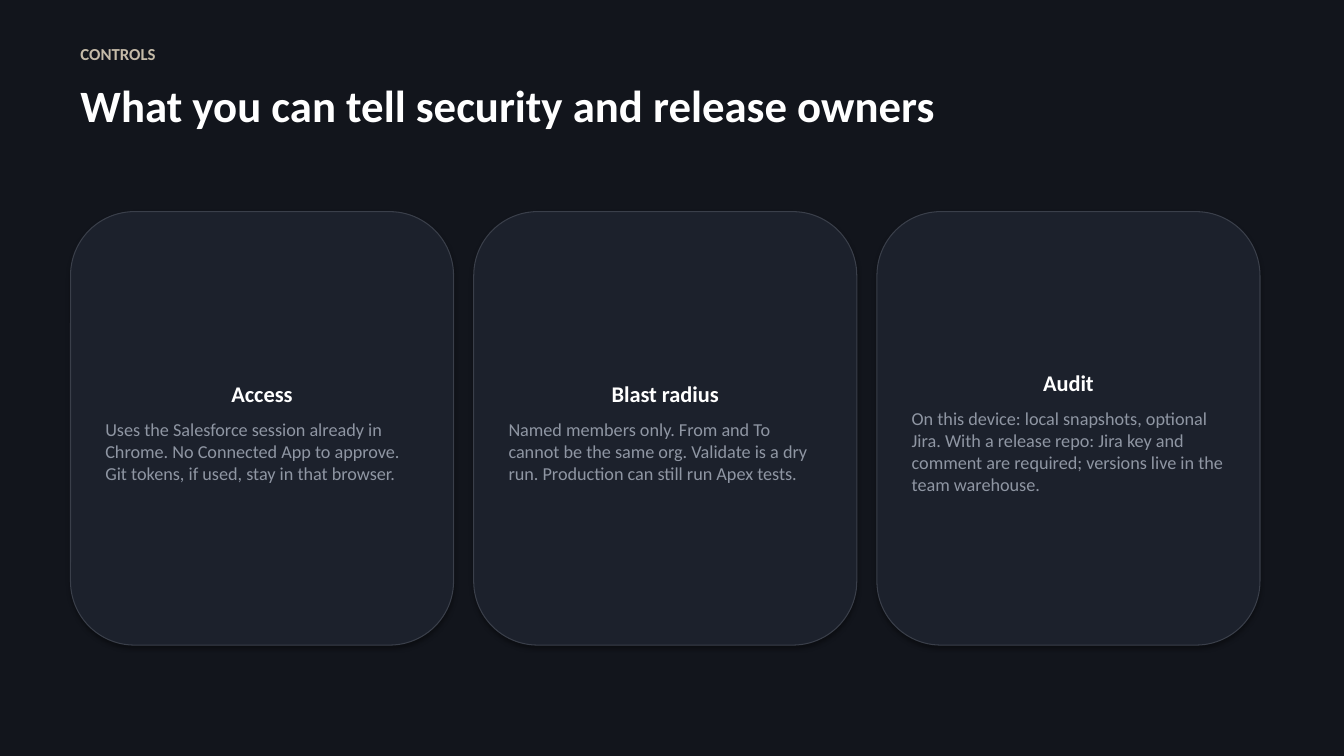
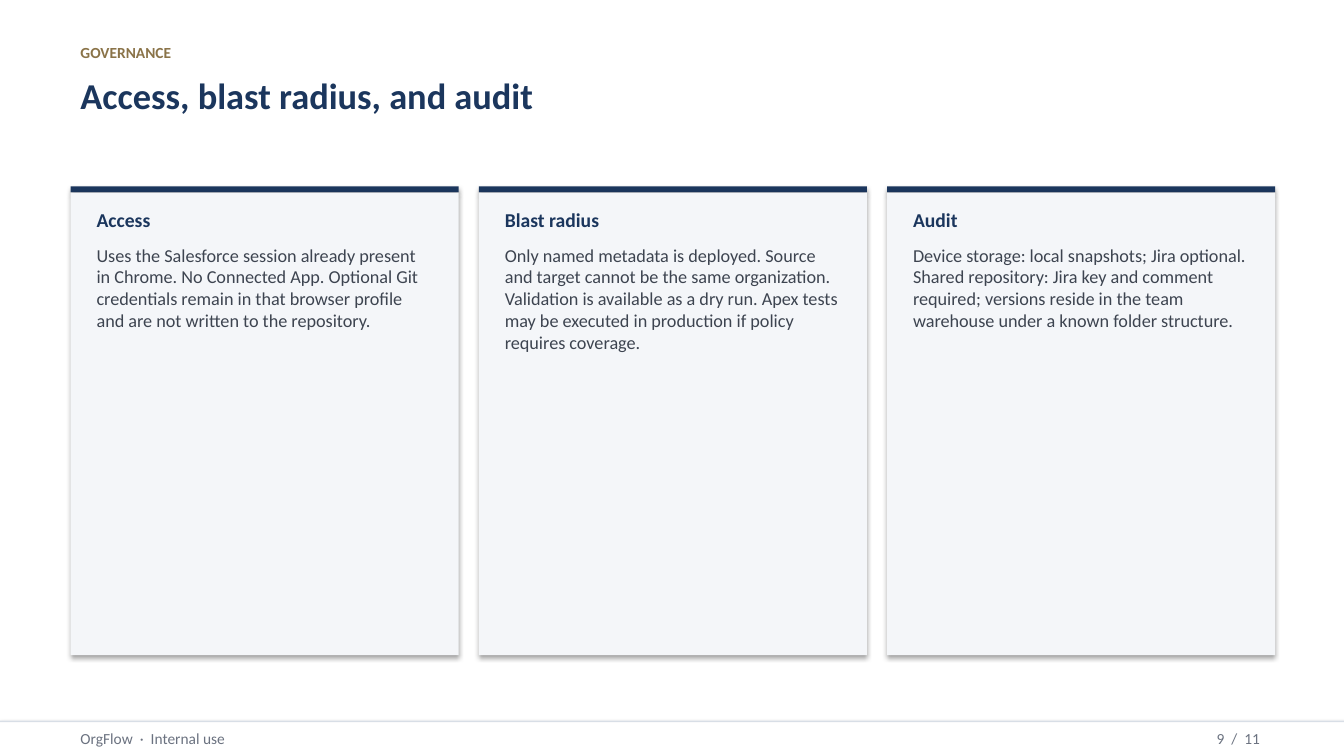
Before and after one commit to rajeevketha/repositoryTool, a slide deck: slide 9 of docs/orgflow-manager-briefing.pptx. Drawn at 1344x756 pixels with LibreOffice and Linux fonts; fonts in the diff are those of the drawing. Boxes give left, top, right and bottom in pixels: in the first picture for what was removed or moved away, otherwise in the second. Text is boxed around its words. In the diff, an @@ line names an element or a change of style, - is before the commit and + after.

```diff
--- a/docs/orgflow-manager-briefing.pptx
+++ b/docs/orgflow-manager-briefing.pptx
@@ rectangle at (x1=0, y1=0, x2=1344, y2=756): fill #12151C to #FFFFFF @@
@@ text at (x1=80, y1=48, x2=171, y2=58): text changed; size 12 to 11 pt; text colour #C5BBA8 to #8A7348 @@
-CONTROLS
+GOVERNANCE
@@ text at (x1=80, y1=83, x2=532, y2=114): text changed; size 32 to 26 pt; text colour #FFFFFF to #1B365D @@
-What you can tell security and release owners
+Access, blast radius, and audit
@@ rectangle added at (x1=71, y1=187, x2=459, y2=193), fill #1B365D @@
@@ rectangle added at (x1=71, y1=193, x2=459, y2=655), fill #F4F6F9 @@
@@ rectangle resized from (x1=474, y1=212, x2=857, y2=645) to (x1=479, y1=193, x2=867, y2=655) @@
@@ rectangle at (x1=479, y1=193, x2=867, y2=655): rounded rectangle to rectangle; fill #1C212C to #F4F6F9; outline #3A3F4A 0.75 pt to none @@
@@ rectangle added at (x1=479, y1=187, x2=867, y2=193), fill #1B365D @@
@@ rectangle added at (x1=887, y1=187, x2=1275, y2=193), fill #1B365D @@
@@ rectangle added at (x1=887, y1=193, x2=1275, y2=655), fill #F4F6F9 @@
@@ text "Uses the Salesforce session already ..." moved from (x1=71, y1=212, x2=454, y2=645) to (x1=97, y1=249, x2=418, y2=330) @@
@@ text "Uses the Salesforce session already ..." at (x1=97, y1=249, x2=418, y2=330): vertical alignment middle to top; fill #1C212C to none; outline #3A3F4A 0.75 pt to none; shadow off @@
@@ text added at (x1=97, y1=214, x2=151, y2=227), 14 pt, text #1B365D, bold @@
+Access
@@ text added at (x1=505, y1=213, x2=599, y2=227), 14 pt, text #1B365D, bold @@
+Blast radius
@@ text "Device storage: local snapshots; Jira ..." at (x1=913, y1=249, x2=1246, y2=327): vertical alignment middle to top; fill #1C212C to none; outline #3A3F4A 0.75 pt to none; shadow off @@
@@ text "Device storage: local snapshots; Jira ..." moved from (x1=877, y1=212, x2=1260, y2=645) to (x1=913, y1=249, x2=1246, y2=327) @@
@@ text added at (x1=913, y1=213, x2=958, y2=227), 14 pt, text #1B365D, bold @@
+Audit
@@ text at (x1=97, y1=249, x2=418, y2=330): text changed; text colour #8F96A3 to #3D4450 @@
-Access
-Uses the Salesforce session already in Chrome. No Connected App to approve. Git tokens, if used, stay in that browser.
+Uses the Salesforce session already present in Chrome. No Connected App. Optional Git credentials remain in that browser profile and are not written to the repository.
@@ text added at (x1=505, y1=249, x2=838, y2=352), 13 pt, text #3D4450 @@
+Only named metadata is deployed. Source and target cannot be the same organization. Validation is available as a dry run. Apex tests may be executed in production if policy requires coverage.
@@ text at (x1=913, y1=249, x2=1246, y2=327): text changed; text colour #8F96A3 to #3D4450 @@
-Audit
-On this device: local snapshots, optional Jira. With a release repo: Jira key and comment are required; versions live in the team warehouse.
+Device storage: local snapshots; Jira optional. Shared repository: Jira key and comment required; versions reside in the team warehouse under a known folder structure.
@@ text in rectangle at (x1=509, y1=386, x2=807, y2=483): text removed @@
-Blast radius
-Named members only. From and To cannot be the same org. Validate is a dry run. Production can still run Apex tests.
@@ rectangle added at (x1=0, y1=721, x2=1344, y2=756), fill #FFFFFF @@
@@ rectangle added at (x1=0, y1=721, x2=1344, y2=722), fill #D8DEE6 @@
@@ text added at (x1=80, y1=733, x2=225, y2=747), 11 pt, text #6B7280 @@
+OrgFlow · Internal use
@@ text added at (x1=1217, y1=734, x2=1260, y2=744), 11 pt, text #6B7280 @@
+9 / 11
```
Also in this commit, not shown: 1 other slide changed, 9 slides added, 9 slides removed, 4 other files.
